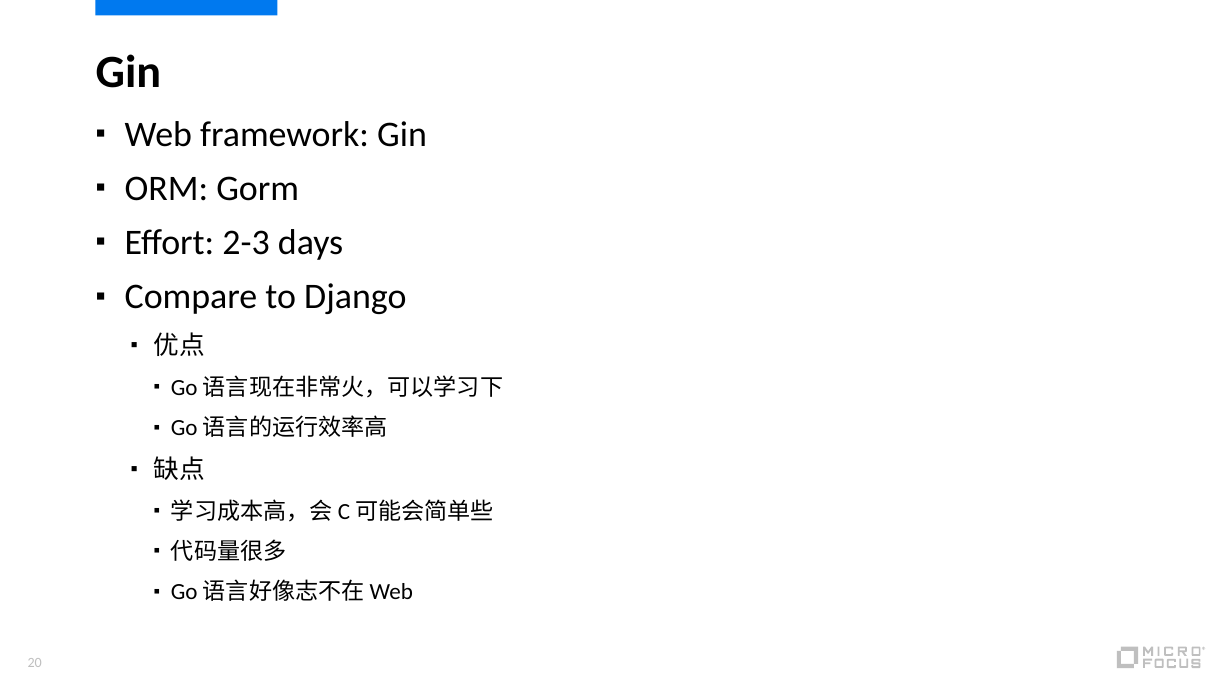
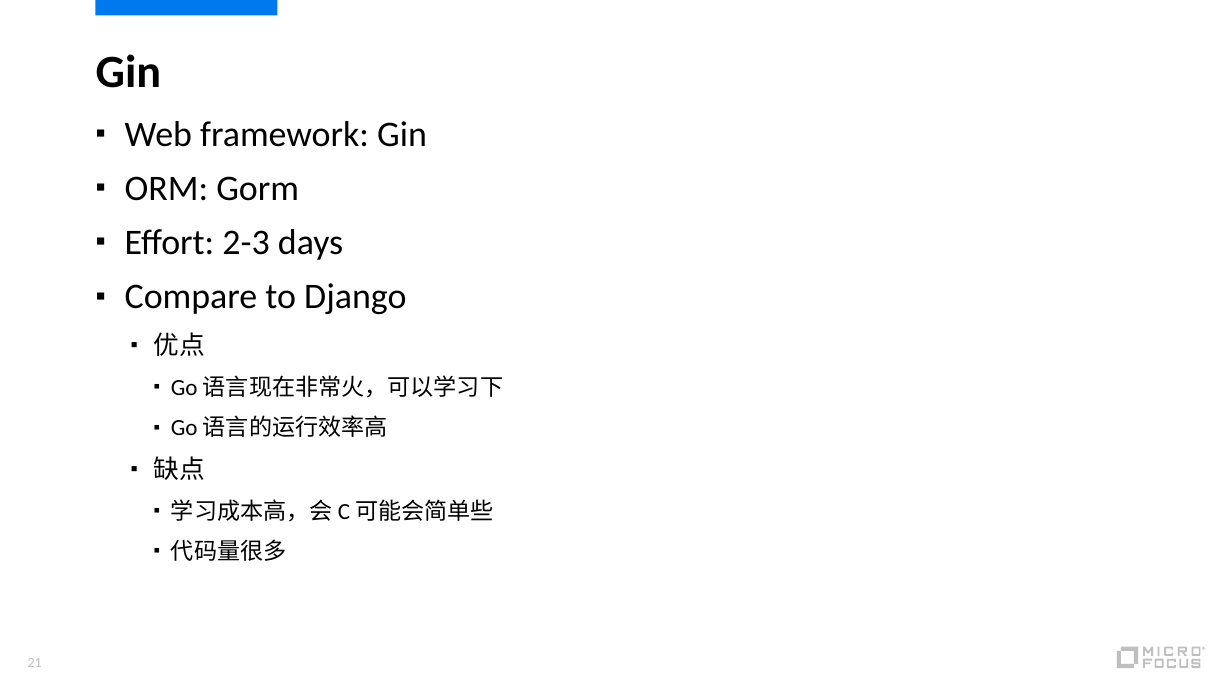
Before and after one commit to qiaoxun/django-springboot-compare, a slide deck: slide 21 of Django1.pptx (slide 20 before the commit). Drawn at 1232x693 pixels with LibreOffice and Linux fonts; fonts in the diff are those of the drawing. Boxes give left, top, right and bottom in pixels: in the first picture for what was removed or moved away, otherwise in the second. Text is boxed around its words. In the diff, an @@ line names an element or a change of style, - is before the commit and + after.

```diff
--- a/Django1.pptx
+++ b/Django1.pptx
@@ text at <box>171,579,413,601</box>: paragraph removed @@
-    ▪ Go 语言好像志不在 Web
@@ page number at <box>28,658,42,667</box>: text changed @@
-20
+21
```
Also in this commit, not shown: 1 other slide changed, 1 slide added, 1 other file.
